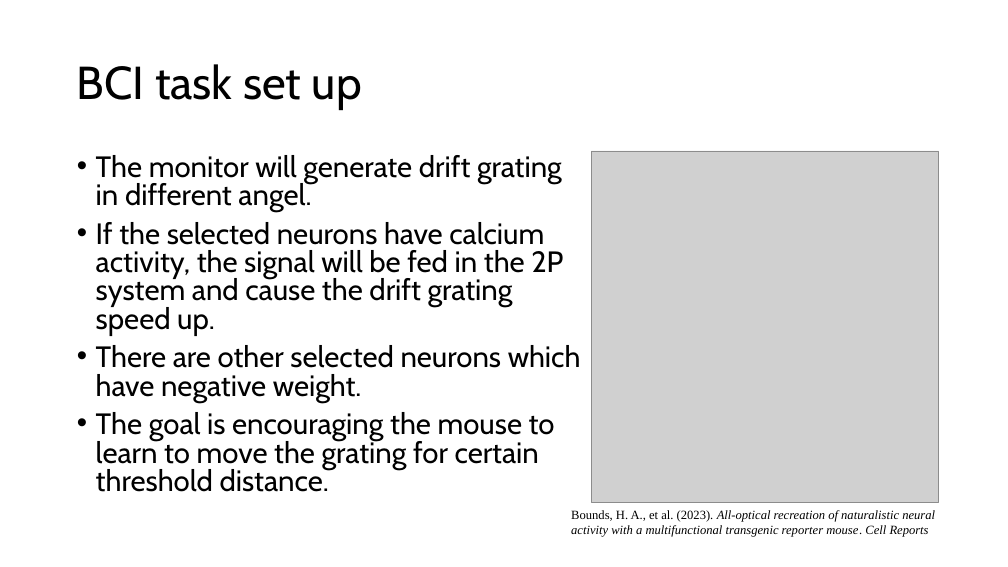
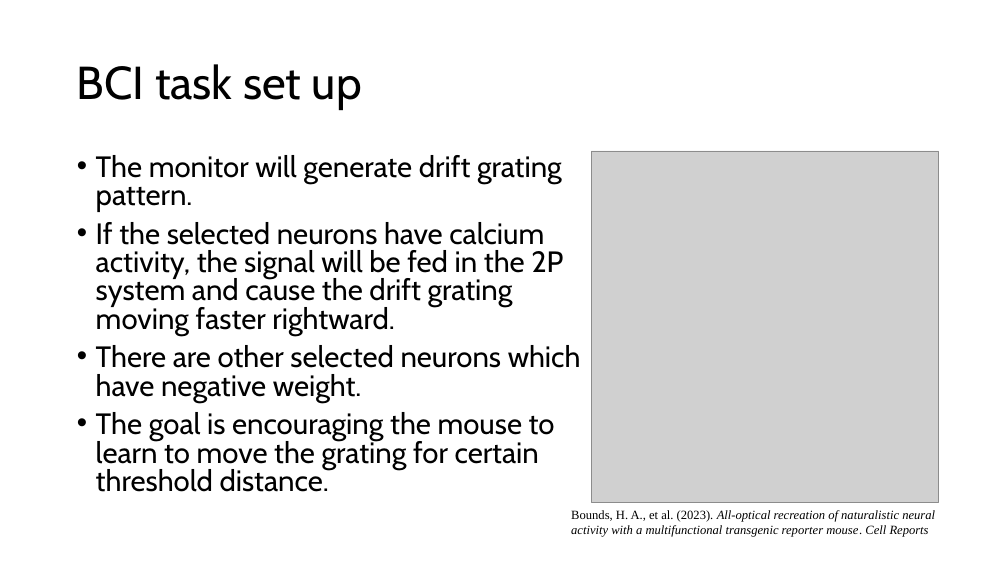
Before and after one commit to ChuehSY/FinalProject_ComSkillNeuro, a slide deck: slide 3 of Final presentation.pptx. Drawn at 1008x567 pixels with LibreOffice and Linux fonts; fonts in the diff are those of the drawing; grey boxes stand for pictures. Boxes give left, top, right and bottom in pixels: in the first picture for what was removed or moved away, otherwise in the second. Text is boxed around its words. In the diff, an @@ line names an element or a change of style, - is before the commit and + after.

```diff
--- a/Final presentation.pptx
+++ b/Final presentation.pptx
@@ text at (96, 155, 563, 336): text changed @@
-• The monitor will generate drift grating in different angel.
-• If the selected neurons have calcium activity, the signal will be fed in the 2P system and cause the drift grating speed up.
+• The monitor will generate drift grating pattern.
+• If the selected neurons have calcium activity, the signal will be fed in the 2P system and cause the drift grating moving faster rightward.
```
Also in this commit, not shown: 9 other slides changed, 1 slide added, 1 other file.
